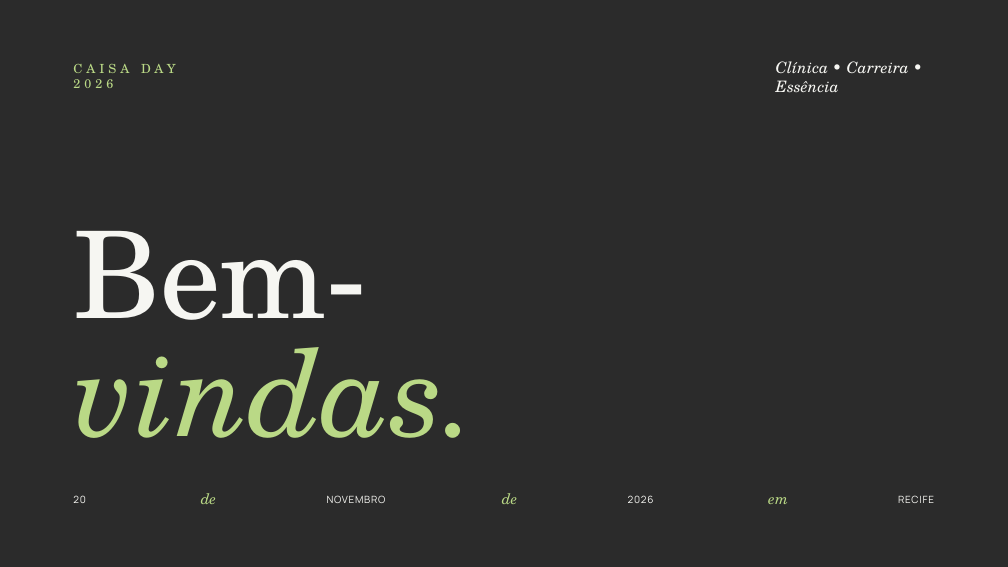
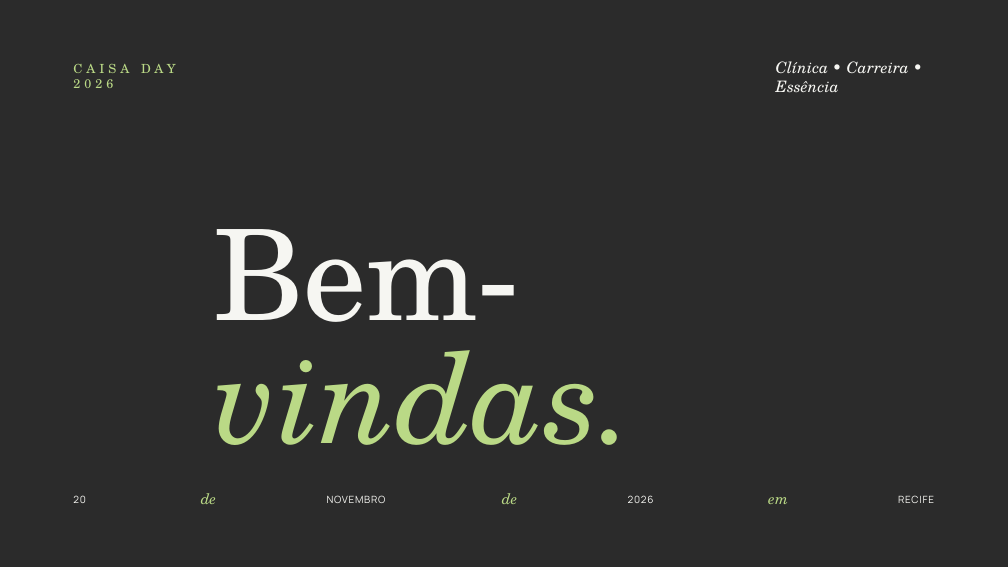
Before and after one commit to pollyandrad/claude-apresentation, a slide deck: slide 1 of marcela-designs/telas-projecao/saida/CAISA-DAY-2026_telas-de-projecao_EDITAVEL.pptx. Drawn at 1008x567 pixels with LibreOffice and Linux fonts; fonts in the diff are those of the drawing; background and template pictures are left out; a plain dark background stands for a picture behind light text. Boxes give left, top, right and bottom in pixels: in the first picture for what was removed or moved away, otherwise in the second. Text is boxed around its words. In the diff, an @@ line names an element or a change of style, - is before the commit and + after.

```diff
--- a/marcela-designs/telas-projecao/saida/CAISA-DAY-2026_telas-de-projecao_EDITAVEL.pptx
+++ b/marcela-designs/telas-projecao/saida/CAISA-DAY-2026_telas-de-projecao_EDITAVEL.pptx
@@ text "Bem-vindas.": place and size @@
-text "Bem-vindas." at (73, 231, 476, 438)
+text "Bem-vindas." at (214, 229, 635, 445)
@@ text "Bem-vindas." at (214, 229, 635, 445): size 115 to 120 pt; line spacing 112.7pt to 117.6pt @@
```
Also in this commit, not shown: 8 other slides changed, 38 other files.
